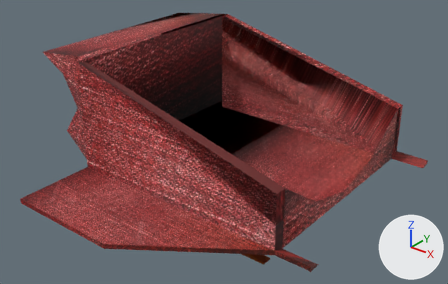
The OBJ model models/trenoSemHelice.obj, before and after one commit.
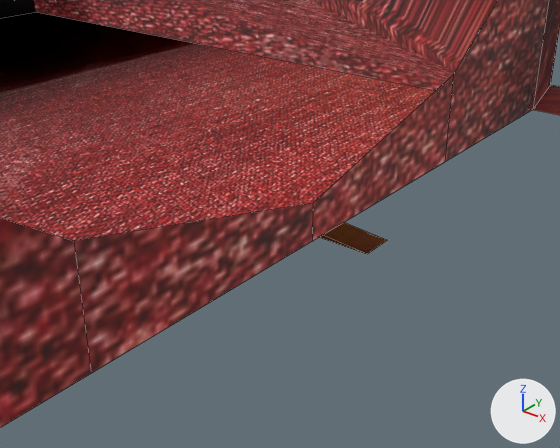
There are two pictures of each version: one whole from a 50 mm camera at (2.977, -4.042, 2.725) aimed at (-0.177, -0.099, 0.281), one close up from a 50 mm camera at (1.66, -0.908, 0.662) aimed at (0.961, -0.034, 0.12). The lights are fixed; the arrows at lower right show +X, +Y and +Z. The close-ups show mesh edges as thin lines. Where no turn or scale is listed for an object, it has been applied to the vertices. Vertices at the same position are counted once.
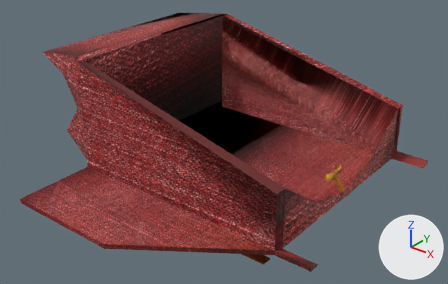
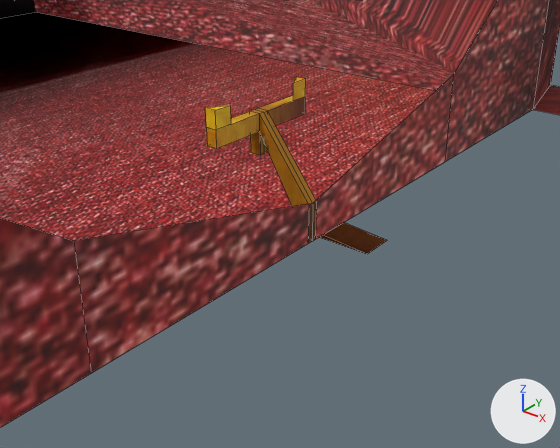
The change in detail:
me_cube is used by ob_cube; location (0.0, 0.0, 0.0).
me_cube had 102 vertices, 83 faces, 14 loose edges and spanned x -1.6..1.3, y -1.7..1.7, z -0.29..1.1.
me_cube now has 142 vertices, 121 faces, 14 loose edges and spans x -1.6..1.3, y -1.7..1.7, z -0.29..1.1.
Part 1, on me_cube:
40 vertices are added at x 0.88..1.0, y -0.11..0.11, z 0.09..0.31.
38 new faces join them, mat_material_001 (picture img_papel_de_parede_textura_de_ouro_53876_47133_bmp).

Changed parts and their boxes [x1, y1, x2, y2] in the close-ups (560 x 448 px):
part 1 of me_cube, added (brown)
    after: [205, 77, 317, 243]
